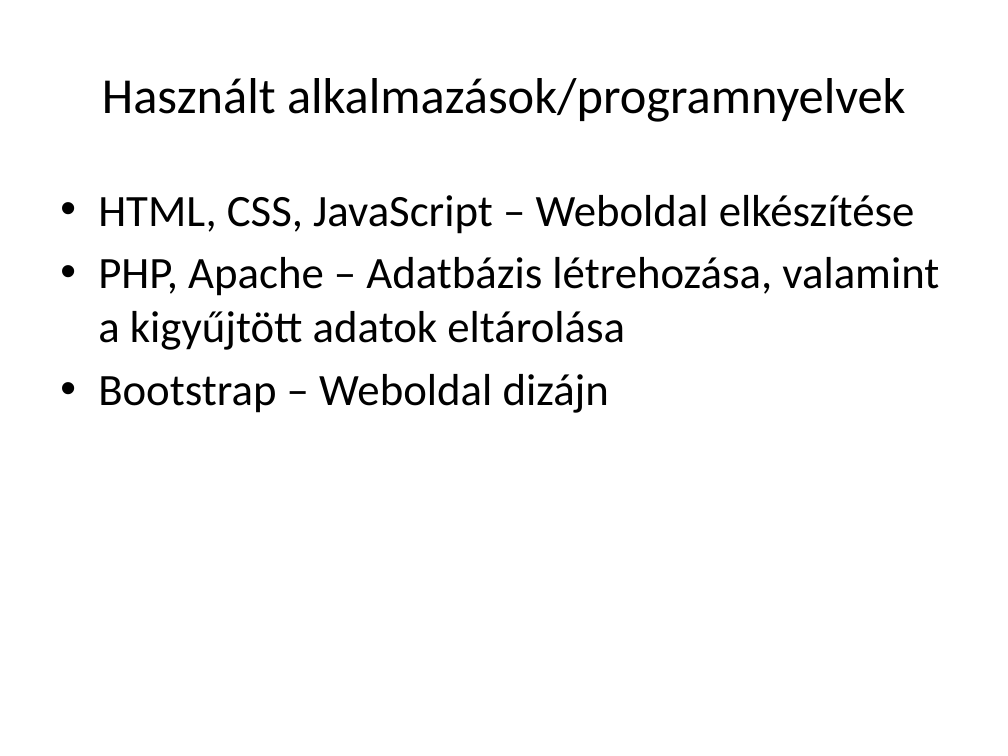
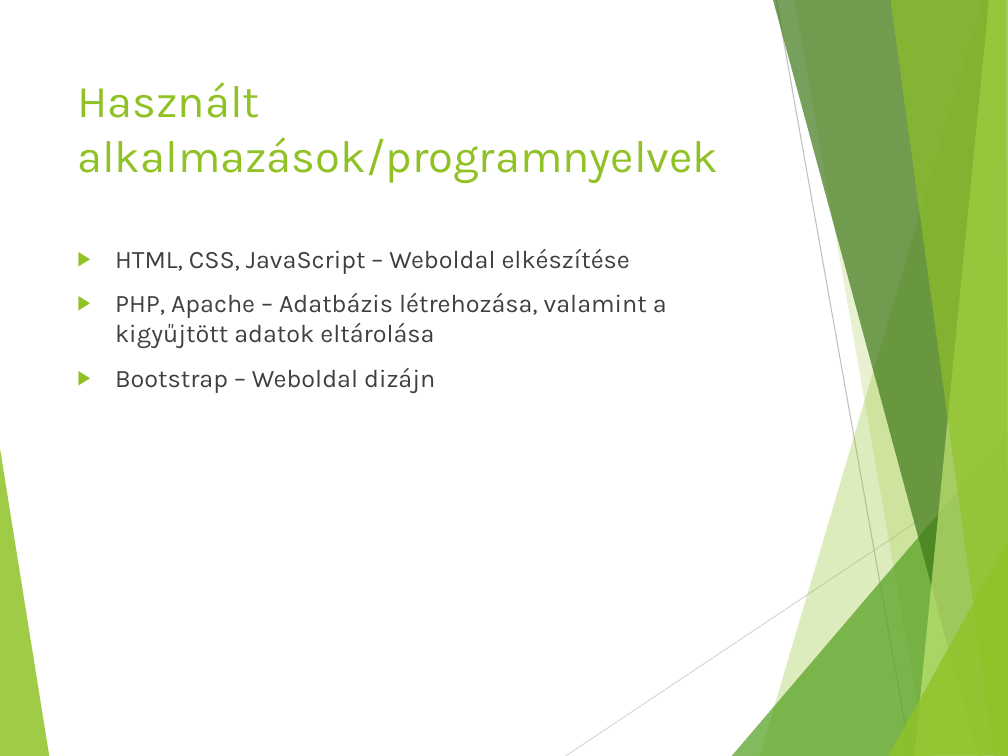
Before and after one commit to Gabi4555/Vizsga_Project, a slide deck: slide 8 of Szoftverfejlesztő- és tesztelő vizsgaremek.pptx. Drawn at 1008x756 pixels with LibreOffice and Linux fonts; fonts in the diff are those of the drawing. Boxes give left, top, right and bottom in pixels: in the first picture for what was removed or moved away, otherwise in the second. Text is boxed around its words. In the diff, an @@ line names an element or a change of style, - is before the commit and + after.

```diff
--- a/Szoftverfejlesztő- és tesztelő vizsgaremek.pptx
+++ b/Szoftverfejlesztő- és tesztelő vizsgaremek.pptx
@@ title "Használt alkalmazások/programnyelvek": place and size @@
-title "Használt alkalmazások/programnyelvek" at box(102, 78, 906, 122)
+title "Használt alkalmazások/programnyelvek" at box(77, 82, 718, 183)
@@ title "Használt alkalmazások/programnyelvek" at box(77, 82, 718, 183): size 36 to 32.4 pt, font Calibri to Karla, text colour #000000 to #90C226; alignment centre to left; vertical alignment middle to top @@
@@ text "HTML, CSS, JavaScript – Weboldal ...": place and size @@
-text "HTML, CSS, JavaScript – Weboldal ..." at box(98, 195, 939, 413)
+text "HTML, CSS, JavaScript – Weboldal ..." at box(115, 249, 667, 393)
@@ text "HTML, CSS, JavaScript – Weboldal ..." at box(115, 249, 667, 393): size 32 to 18 pt, font Calibri to Karla, text colour #000000 to #404040; bullet • to ▶; more space between paragraphs @@
@@ group added at box(0, 0, 1008, 756): 8 freeform shapes, 2 lines @@
```
Also in this commit, not shown: 11 other slides changed, 1 other file.
